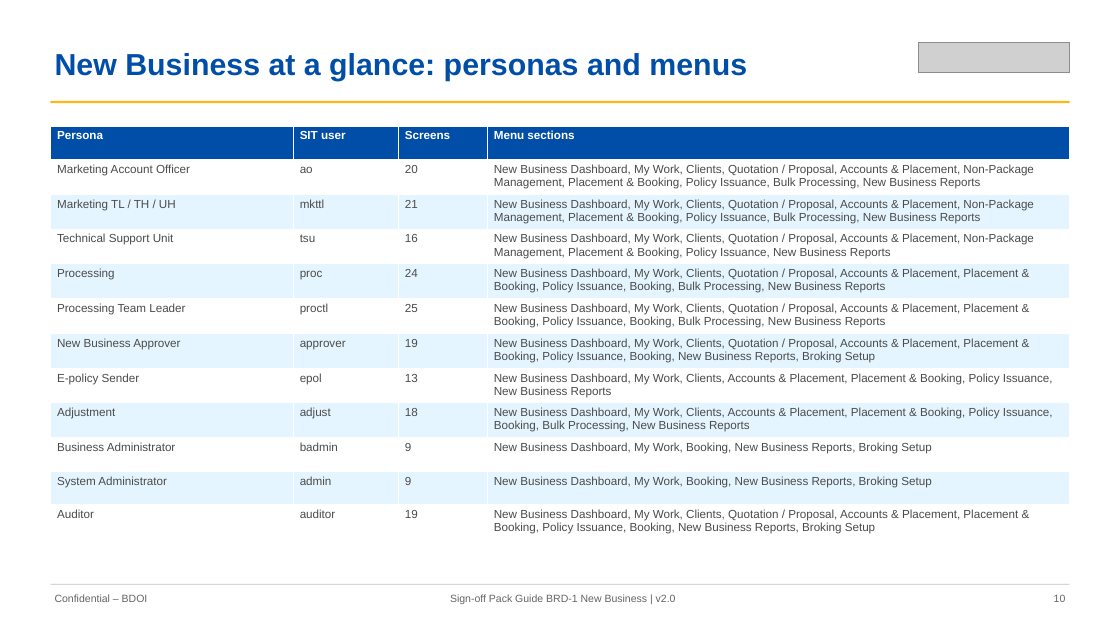
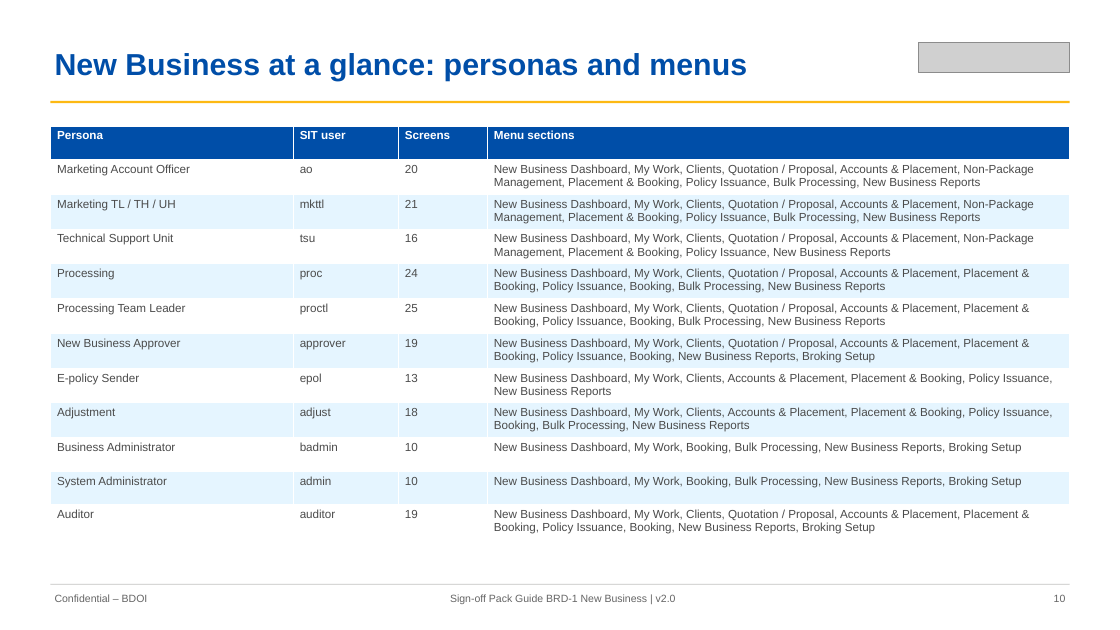
Before and after one commit to IortaTexhNXT-DEV/FinVerse, a slide deck: slide 10 of docs/deliverables/out/Drop-1_Transactional/BRD-01_New_Business/01_BIBS_GuideDeck_BRD-01_New_Business_v2.0.pptx. Drawn at 1120x630 pixels with LibreOffice and Linux fonts; fonts in the diff are those of the drawing; grey boxes stand for pictures. Boxes give left, top, right and bottom in pixels: in the first picture for what was removed or moved away, otherwise in the second. Text is boxed around its words. In the diff, an @@ line names an element or a change of style, - is before the commit and + after.

```diff
--- a/docs/deliverables/out/Drop-1_Transactional/BRD-01_New_Business/01_BIBS_GuideDeck_BRD-01_New_Business_v2.0.pptx
+++ b/docs/deliverables/out/Drop-1_Transactional/BRD-01_New_Business/01_BIBS_GuideDeck_BRD-01_New_Business_v2.0.pptx
@@ table at <box>50,126,1070,538</box> @@
-row 10, column 3: 9
+row 10, column 3: 10
-row 10, column 4: New Business Dashboard, My Work, Booking, New Business Reports, Broking Setup
+row 10, column 4: New Business Dashboard, My Work, Booking, Bulk Processing, New Business Reports, Broking Setup
-row 11, column 3: 9
+row 11, column 3: 10
-row 11, column 4: New Business Dashboard, My Work, Booking, New Business Reports, Broking Setup
+row 11, column 4: New Business Dashboard, My Work, Booking, Bulk Processing, New Business Reports, Broking Setup
```
Also in this commit, not shown: 11 other slides changed, 30 other files.
